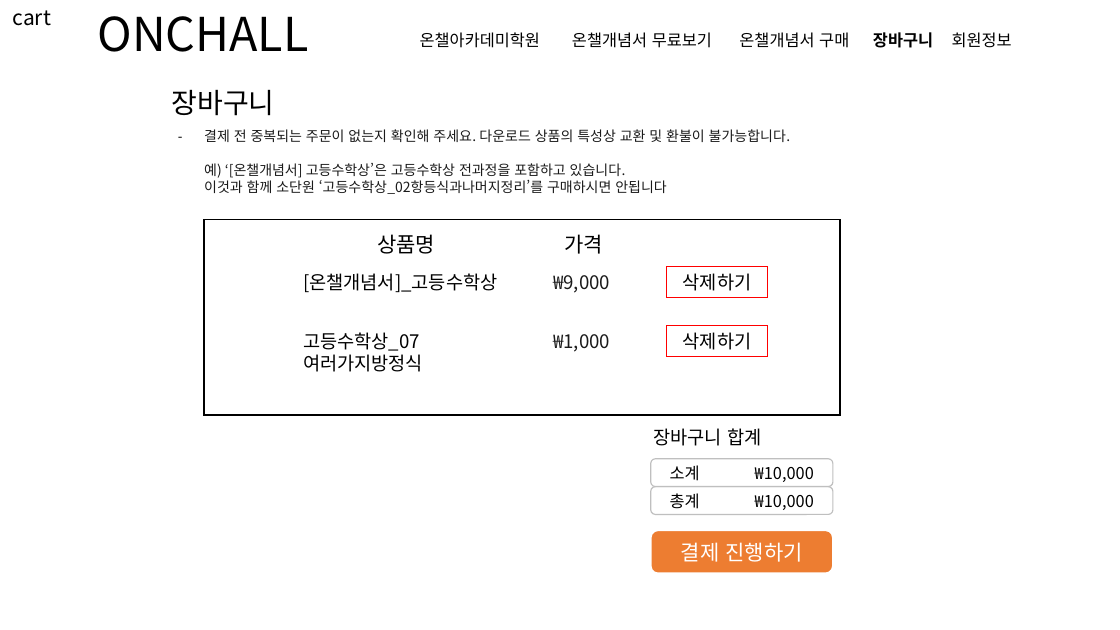
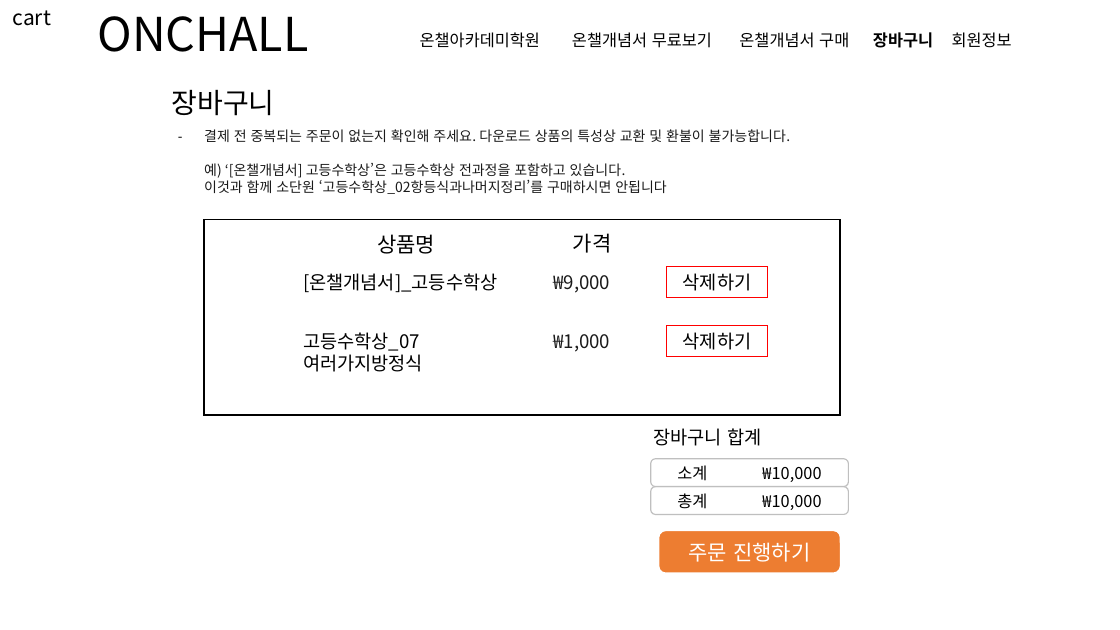
Before and after one commit to redcarrot1/Toyproject4, a slide deck: slide 16 of 프론트 디자인.pptx (slide 14 before the commit). Drawn at 1120x630 pixels with LibreOffice and Linux fonts; fonts in the diff are those of the drawing. Boxes give left, top, right and bottom in pixels: in the first picture for what was removed or moved away, otherwise in the second. Text is boxed around its words. In the diff, an @@ line names an element or a change of style, - is before the commit and + after.

```diff
--- a/프론트 디자인.pptx
+++ b/프론트 디자인.pptx
@@ text "가격": place and size @@
-text "가격" at bbox=[564, 234, 603, 254]
+text "가격" at bbox=[573, 233, 612, 253]
@@ rounded rectangle "소계 ₩10,000": place and size @@
-rounded rectangle "소계 ₩10,000" at bbox=[651, 459, 833, 486]
+rounded rectangle "소계 ₩10,000" at bbox=[651, 459, 849, 486]
@@ rounded rectangle "총계 ₩10,000": place and size @@
-rounded rectangle "총계 ₩10,000" at bbox=[651, 486, 833, 514]
+rounded rectangle "총계 ₩10,000" at bbox=[651, 486, 849, 514]
@@ rounded rectangle "주문 진행하기": place and size @@
-rounded rectangle "주문 진행하기" at bbox=[651, 530, 833, 573]
+rounded rectangle "주문 진행하기" at bbox=[659, 530, 841, 573]
@@ text in rounded rectangle at bbox=[689, 542, 810, 562]: text changed @@
-결제 진행하기
+주문 진행하기
```
Also in this commit, not shown: 3 other slides changed, 2 slides added, 21 other files.
